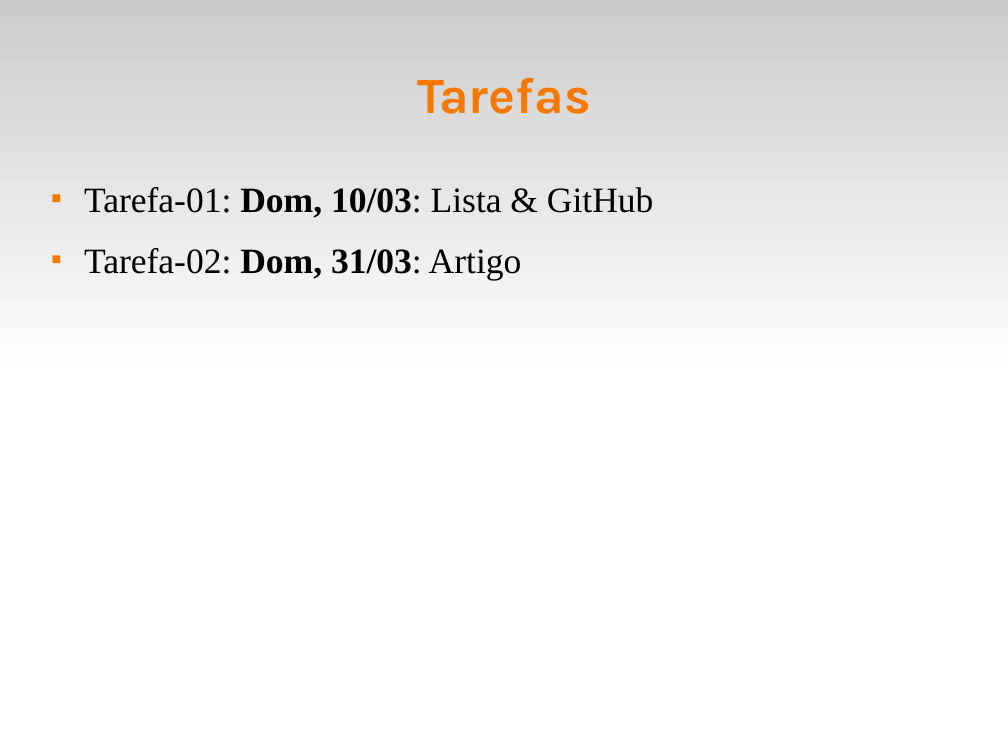
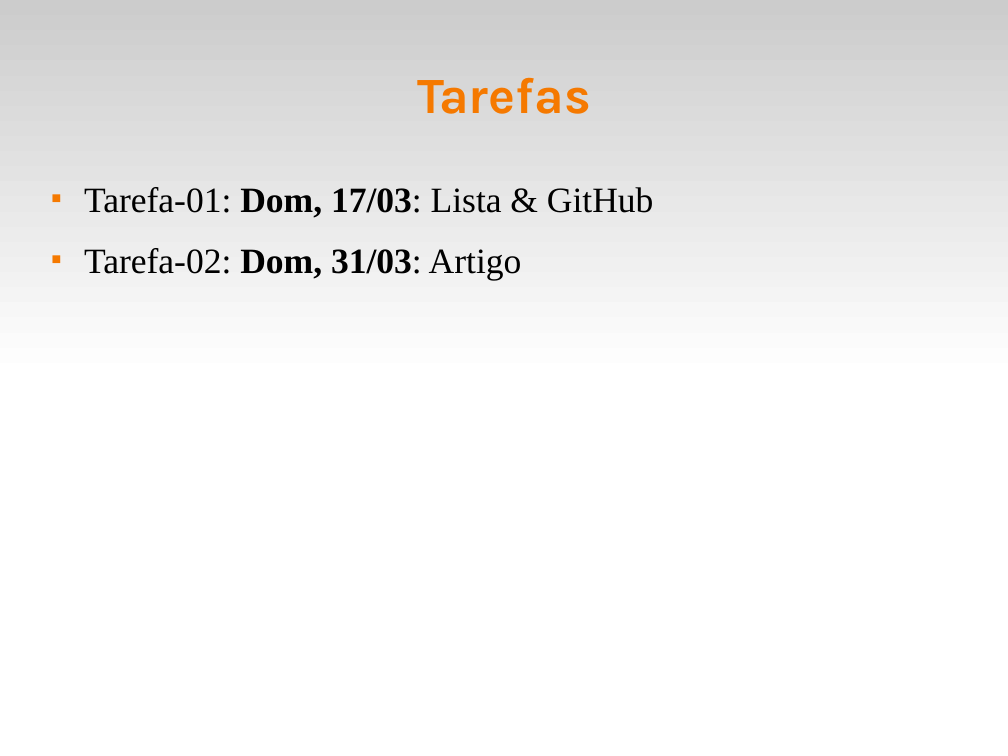
Before and after one commit to fsantanna-uerj/EDL, a slide deck: slide 6 of slides/edl-00.odp. Drawn at 1008x756 pixels with LibreOffice and Linux fonts; fonts in the diff are those of the drawing. Boxes give left, top, right and bottom in pixels: in the first picture for what was removed or moved away, otherwise in the second. Text is boxed around its words. In the diff, an @@ line names an element or a change of style, - is before the commit and + after.

```diff
--- a/slides/edl-00.odp
+++ b/slides/edl-00.odp
@@ text at (84,187,654,218): text changed @@
-■ Tarefa-01: Dom, 10/03: Lista & GitHub
+■ Tarefa-01: Dom, 17/03: Lista & GitHub
```
Also in this commit, not shown: 1 other slide changed, 1 other file.
